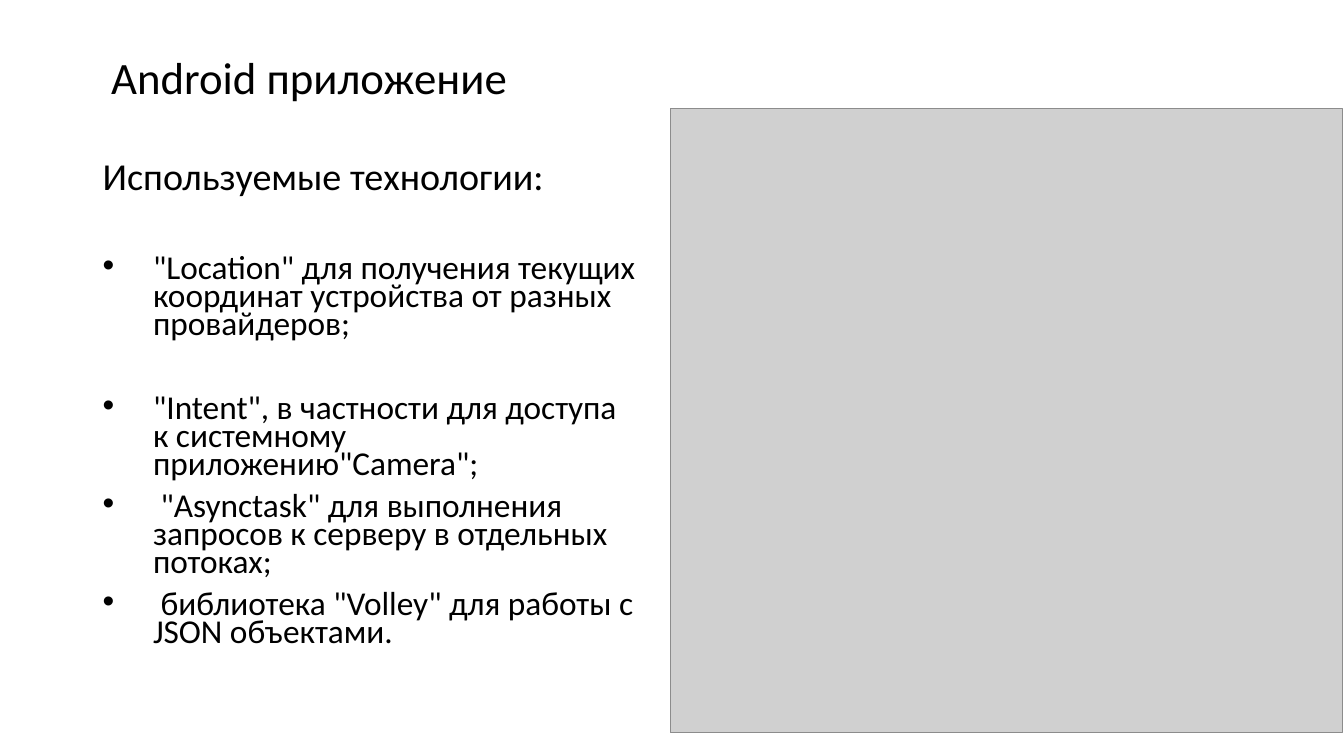
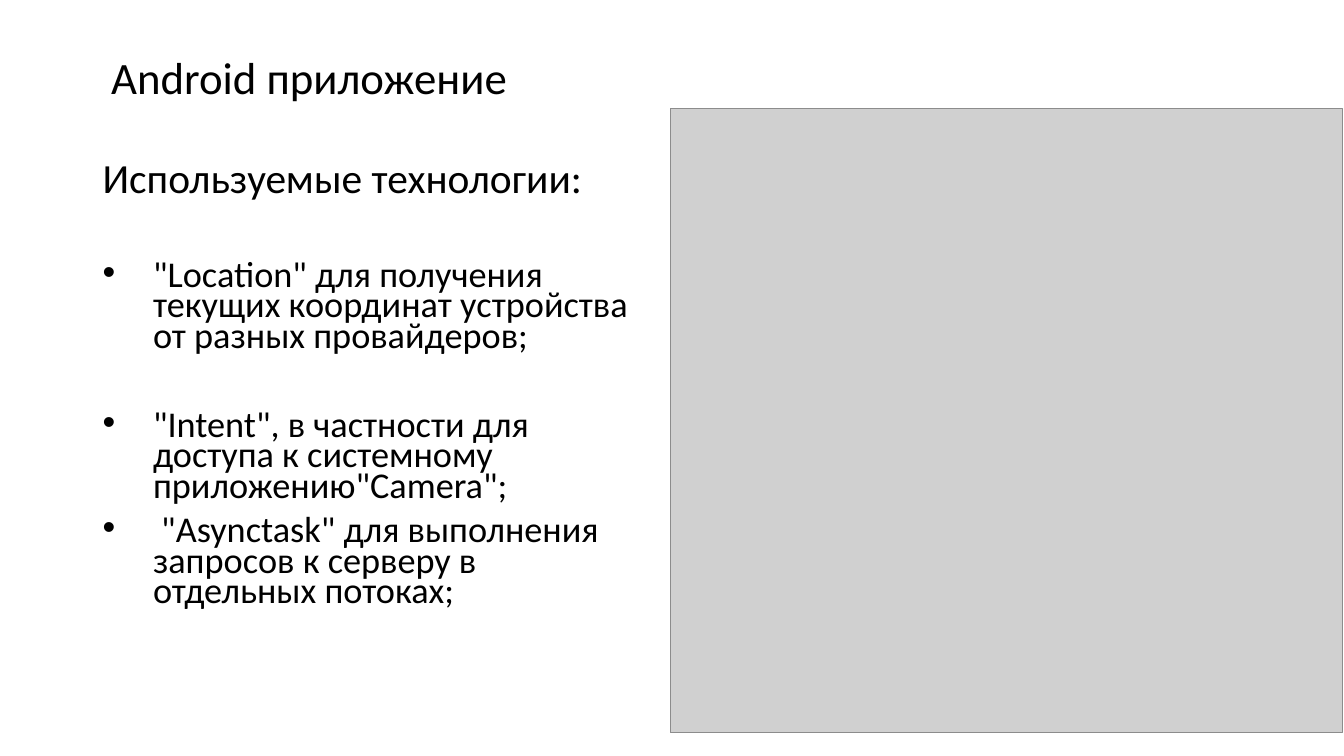
Before and after one commit to fil-dv/Rent, a slide deck: slide 6 of Documents/MyPresentation.pptx. Drawn at 1344x756 pixels with LibreOffice and Linux fonts; fonts in the diff are those of the drawing; grey boxes stand for pictures. Boxes give left, top, right and bottom in pixels: in the first picture for what was removed or moved away, otherwise in the second. Text is boxed around its words. In the diff, an @@ line names an element or a change of style, - is before the commit and + after.

```diff
--- a/Documents/MyPresentation.pptx
+++ b/Documents/MyPresentation.pptx
@@ text "Используемые технологии:" at box(103, 166, 628, 609): size 27.2 to 29.6 pt in "Используемые технологии:"; size 23.8 to 25.9 pt in ""Location" для получения текущих координат устройства от ...", ""Intent", в частности для доступа к системному ...", ""Asynctask" для выполнения запросов к серверу в ..." @@
@@ text at box(153, 592, 633, 644): paragraph removed @@
-• библиотека "Volley" для работы с JSON объектами.
```
Also in this commit, not shown: 1 other slide changed, 37 other files.
